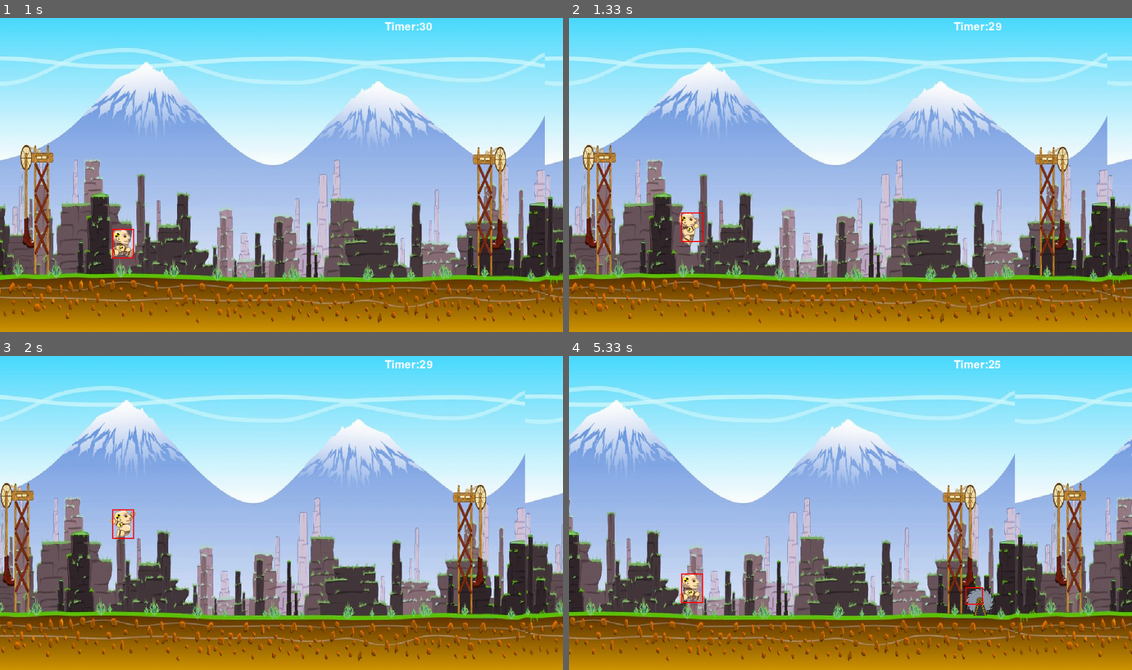
Above: before the commit, frames 1-4 (two rows, left to right).
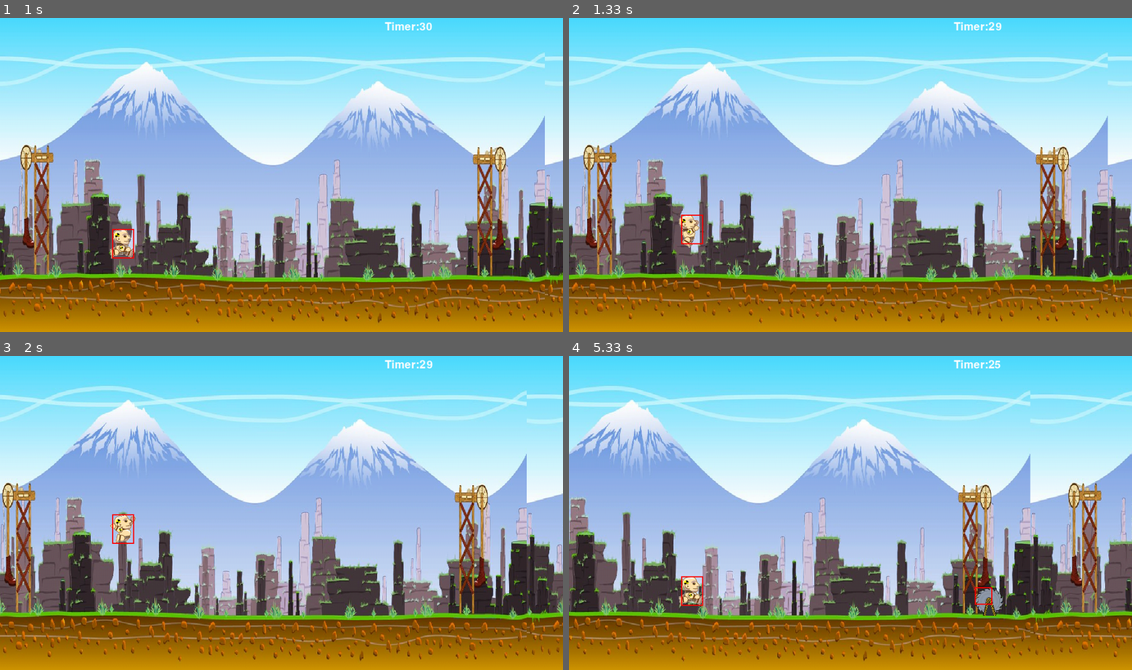
Above: after the commit, the same moments.

Repository: charles-kahlenberg/Bomb-defusal
Game: pygame game, started from #Charles Jumping Game.py
Same seed, same stepped clock (60 frames per second), same inputs: the game is played once before the commit and once after it.
Inputs:
- Up to frame 1 (1 s): tap Space at 0.33 s
- Up to frame 2 (1.33 s): no input
- Up to frame 3 (2 s): no input
- Up to frame 4 (5.33 s): tap Space at 4.97, 5.27 s

Frame 1 is identical in both runs. In frame 2, 5.8% of the frame differs, in the area x 0-100%, y 11-98%; in frame 3, 13%; in frame 4, 31%, in the area x 0-100%, y 9-98%.

Commit message:
Update #Charles Jumping Game.py

Diff:
--- a/#Charles Jumping Game.py
+++ b/#Charles Jumping Game.py
@@ -25,7 +25,7 @@
 clock = pygame.time.Clock()
 
 class player(object):
-    run = [pygame.image.load(os.path.join('img_keys', "cr" + str(x) + '.png')) for x in range(1, 6)]
+    run = [pygame.image.load(os.path.join('img_keys', "cr" + str(x) + '.png')) for x in range(1, 7)]
     jump = [pygame.image.load(os.path.join('images', str(x) + '.png')) for x in range(1, 8)]
     fall = pygame.image.load(os.path.join('images', '0.png'))
     jumpList = [1,1,1,1,1,1,2,2,2,2,2,2,2,2,2,2,2,2,3,3,3,3,3,3,3,3,3,3,3,3,4,4,4,4,4,4,4,4,4,4,4,4,0,0,0,0,0,0,0,0,0,0,0,0,0,0,0,0,0,0,0,0,0,0,0,0,0,-1,-1,-1,-1,-1,-1,-2,-2,-2,-2,-2,-2,-2,-2,-2,-2,-2,-2,-3,-3,-3,-3,-3,-3,-3,-3,-3,-3,-3,-3,-4,-4,-4,-4,-4,-4,-4,-4,-4,-4,-4,-4]
@@ -57,7 +57,7 @@
             win.blit(self.fall, (self.x, self.y + 30))
 
         else:
-            if self.runCount > 29:
+            if self.runCount > 35:
                 self.runCount = 0
             win.blit(self.run[self.runCount//6], (self.x,self.y))
             self.runCount += 1
@@ -176,7 +176,7 @@
             run = False
             pygame.quit()
         if event.type == USEREVENT+1: #increase the spedd of character
-            speed += 1
+            speed += 0.2
         if event.type == USEREVENT+2:  #
             objects.append(rock(810,425,32,32)) #adjust hit box here
             #else: Put in the other object
